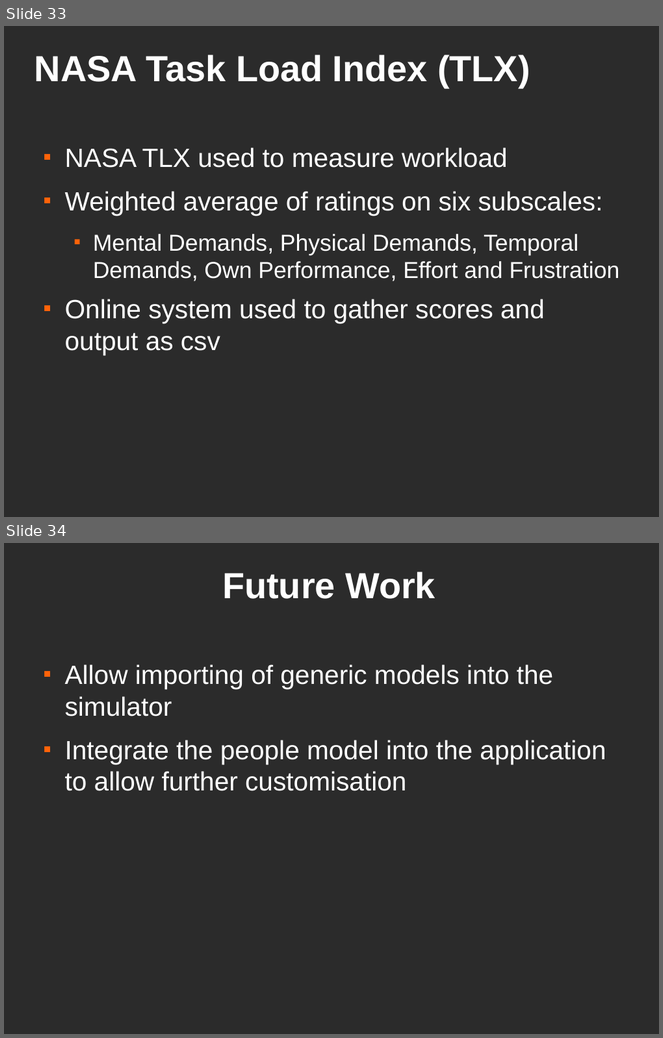
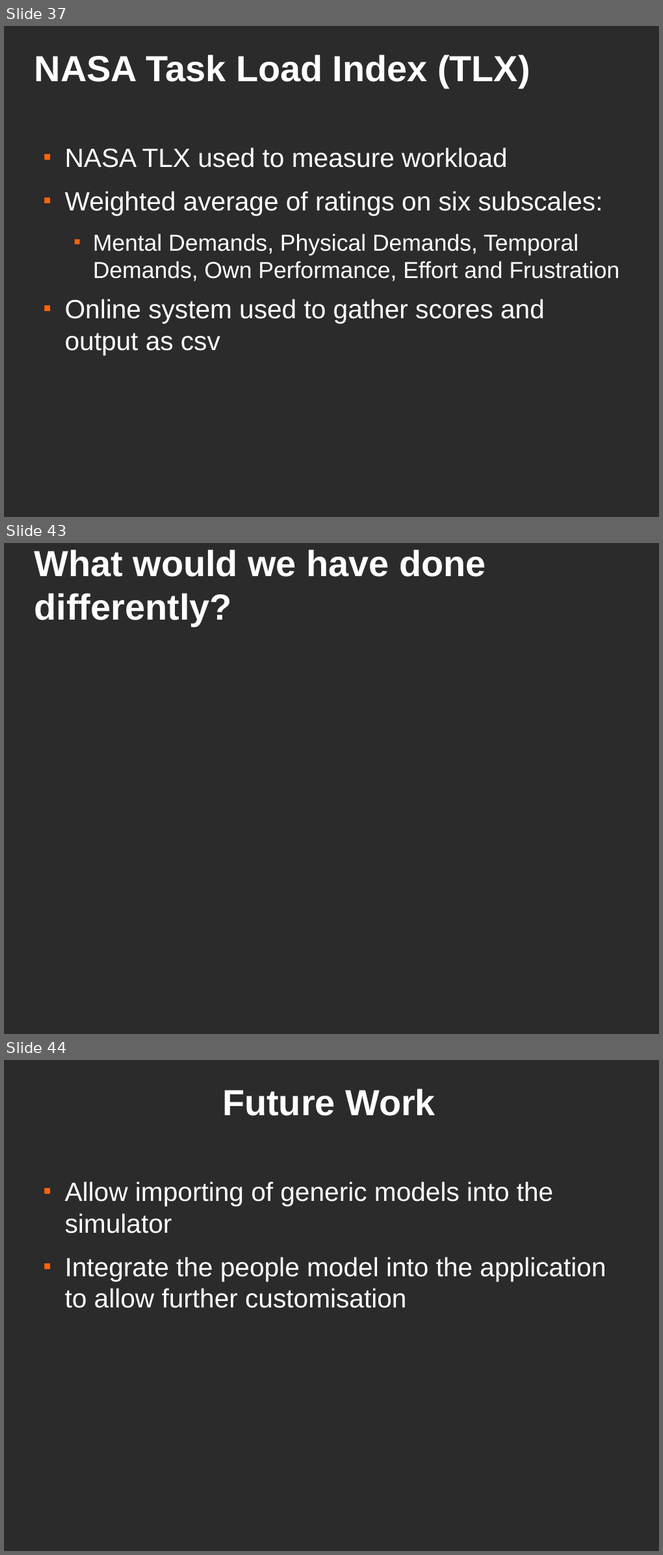
Before and after one commit to dantomosoiu/teamproject, a slide deck: Presentation/TeamProjectPresentation.odp. Shown one above the other, each under a label of ours: slides 33 and 34 before the commit, slides 37, 43 and 44 after it; the slides between them are not shown. The pictures are 663x1038 and 663x1555 pixels, drawn with LibreOffice and Linux fonts; fonts in the diff are those of the drawing; background and template pictures are left out; a plain dark background stands for a picture behind light text. Boxes give left, top, right and bottom in pixels: in the first picture for what was removed or moved away, otherwise in the second. Text is boxed around its words. In the diff, an @@ line names an element or a change of style, - is before the commit and + after.

```diff
--- a/Presentation/TeamProjectPresentation.odp
+++ b/Presentation/TeamProjectPresentation.odp
@@ slide 43 added at (4, 543, 659, 1034), background picture (left out) @@
@@ title added at (35, 549, 486, 626), 44 pt, text #FFFFFF, bold @@
+What would we have done differently?
@@ what was slide 33 is now slide 37 @@
@@ what was slide 34 is now slide 44 @@
```
Also in this commit, not shown: 5 slides changed, 11 other slides added, 1 slide removed.
